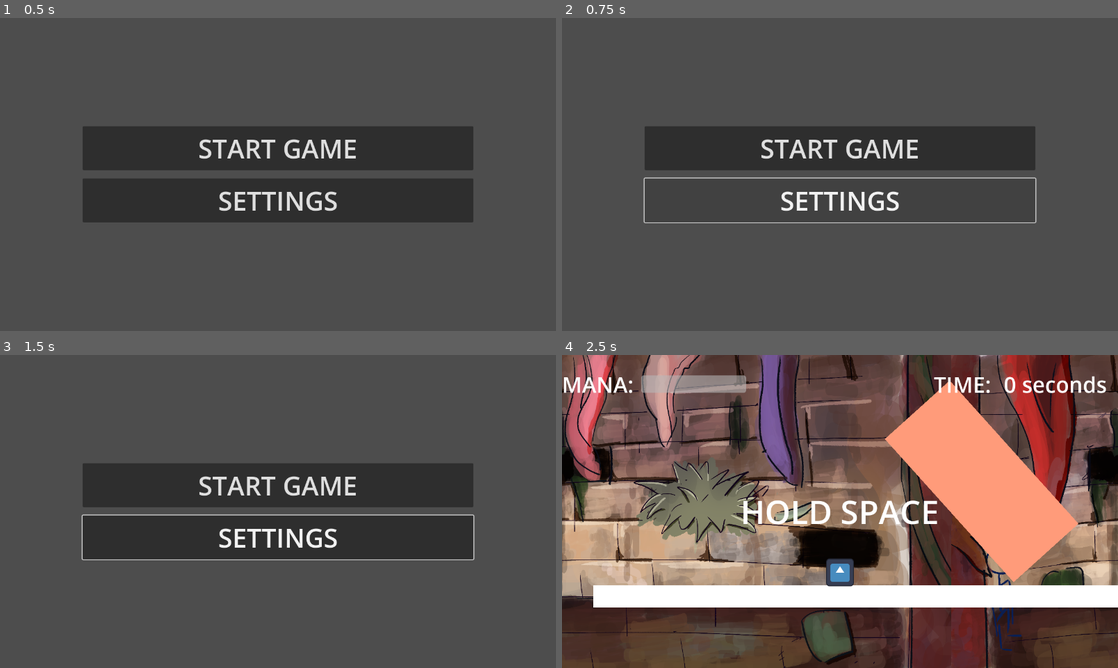
Above: before the commit, frames 1-4 (two rows, left to right).
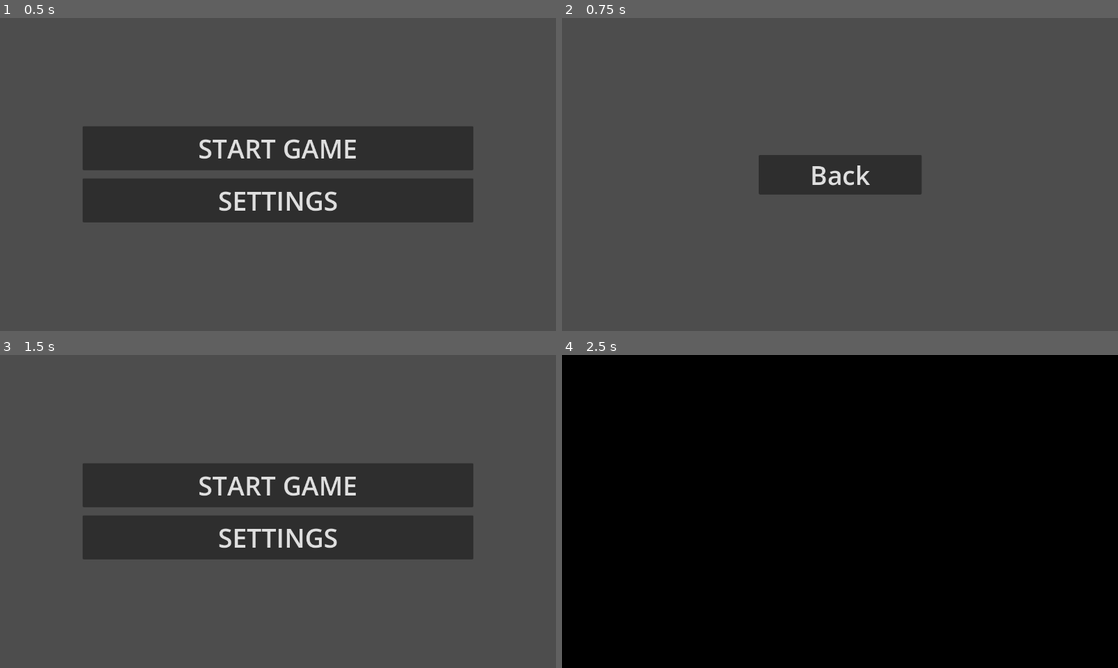
Above: after the commit, the same moments.

Repository: MagusCurt/IGDB-Jam
Game: Godot game, scene res://ui/main_ui/main_menu.tscn
The game is run twice, just before and just after one commit, with the same random seed, the same clock (stepped at 60 frames per second) and the same inputs. The engine's default icon, where the game draws it, is replaced by a stand-in: a white triangle on a blue panel in a dark square.
Inputs (mouse positions are in pixels of both pictures, inside the frame that each line leads up to):
- Up to frame 1 (0.5 s): no input
- Up to frame 2 (0.75 s): click "SETTINGS" at 0.5 s
- Up to frame 3 (1.5 s): click (278, 511) at 1.25 s, where only the run after the commit has a clickable "Back"
- Up to frame 4 (2.5 s): click "START GAME" at 2 s

Frame 1 is identical in both runs. In frame 2, 10% of the frame differs, in the area x 14-86%, y 34-66%; in frame 3, 0.5%; in frame 4, 96%, in the area x 0-100%, y 0-100%.

Commit message:
menu system and transition

Diff:
--- /dev/null
+++ b/globals/transition_singleton/transition_singleton.gd
@@ -0,0 +1,33 @@
+extends CanvasLayer
+
+@onready var ani_player : AnimationPlayer = %AnimationPlayer
+
+
+func _ready() -> void:
+	process_mode = Node.PROCESS_MODE_ALWAYS
+
+
+func start() -> void:
+	ani_player.play("start")
+
+
+func end() -> void:
+	ani_player.play("end")
+
+
+func change_scene_file(path : String) -> void:
+	start()
+	await ani_player.animation_finished
+
+	get_tree().change_scene_to_file(path)
+
+	end()
+
+
+func change_scene_packed(scene : PackedScene) -> void:
+	start()
+	await ani_player.animation_finished
+
+	get_tree().change_scene_to_packed(scene)
+
+	end()
--- /dev/null
+++ b/globals/transition_singleton/transition_singleton.tscn
@@ -0,0 +1,169 @@
+[gd_scene load_steps=8 format=3 uid="uid://1nu8kk3hsma"]
+
+[ext_resource type="Script" uid="uid://b50j3w3q03st0" path="res://globals/transition_singleton/transition_singleton.gd" id="1_w0wnu"]
+
+[sub_resource type="Gradient" id="Gradient_jlo46"]
+offsets = PackedFloat32Array(0, 0.142857, 0.493506, 0.857143, 1)
+colors = PackedColorArray(0, 0, 0, 0, 0, 0, 0, 1, 0, 0, 0, 1, 0, 0, 0, 1, 0, 0, 0, 0)
+
+[sub_resource type="GradientTexture2D" id="GradientTexture2D_w0wnu"]
+gradient = SubResource("Gradient_jlo46")
+width = 3840
+height = 72
+
+[sub_resource type="Animation" id="Animation_20h5a"]
+length = 0.001
+tracks/0/type = "value"
+tracks/0/imported = false
+tracks/0/enabled = true
+tracks/0/path = NodePath("TextureRect:position")
+tracks/0/interp = 1
+tracks/0/loop_wrap = true
+tracks/0/keys = {
+"times": PackedFloat32Array(0),
+"transitions": PackedFloat32Array(1),
+"update": 0,
+"values": [Vector2(-1280, 0)]
+}
+tracks/1/type = "value"
+tracks/1/imported = false
+tracks/1/enabled = true
+tracks/1/path = NodePath(".:mouse_filter")
+tracks/1/interp = 1
+tracks/1/loop_wrap = true
+tracks/1/keys = {
+"times": PackedFloat32Array(0),
+"transitions": PackedFloat32Array(1),
+"update": 1,
+"values": [2]
+}
+tracks/2/type = "value"
+tracks/2/imported = false
+tracks/2/enabled = true
+tracks/2/path = NodePath("TextureRect:visible")
+tracks/2/interp = 1
+tracks/2/loop_wrap = true
+tracks/2/keys = {
+"times": PackedFloat32Array(0),
+"transitions": PackedFloat32Array(1),
+"update": 1,
+"values": [false]
+}
+
+[sub_resource type="Animation" id="Animation_dxdr8"]
+resource_name = "end"
+length = 0.5
+tracks/0/type = "value"
+tracks/0/imported = false
+tracks/0/enabled = true
+tracks/0/path = NodePath("TextureRect:position")
+tracks/0/interp = 1
+tracks/0/loop_wrap = true
+tracks/0/keys = {
+"times": PackedFloat32Array(0, 0.5),
+"transitions": PackedFloat32Array(1, 1),
+"update": 0,
+"values": [Vector2(-1280, 0), Vector2(-3840, 0)]
+}
+tracks/1/type = "value"
+tracks/1/imported = false
+tracks/1/enabled = true
+tracks/1/path = NodePath(".:mouse_filter")
+tracks/1/interp = 1
+tracks/1/loop_wrap = true
+tracks/1/keys = {
+"times": PackedFloat32Array(0.5),
+"transitions": PackedFloat32Array(1),
+"update": 1,
+"values": [2]
+}
+tracks/2/type = "value"
+tracks/2/imported = false
+tracks/2/enabled = true
+tracks/2/path = NodePath("TextureRect:visible")
+tracks/2/interp = 1
+tracks/2/loop_wrap = true
+tracks/2/keys = {
+"times": PackedFloat32Array(0),
+"transitions": PackedFloat32Array(1),
+"update": 1,
+"values": [true]
+}
+
+[sub_resource type="Animation" id="Animation_6iygc"]
+resource_name = "start"
+length = 0.5
+tracks/0/type = "value"
+tracks/0/imported = false
+tracks/0/enabled = true
+tracks/0/path = NodePath("TextureRect:position")
+tracks/0/interp = 1
+tracks/0/loop_wrap = true
+tracks/0/keys = {
+"times": PackedFloat32Array(0, 0.5),
+"transitions": PackedFloat32Array(1, 1),
+"update": 0,
+"values": [Vector2(1280, 0), Vector2(-1280, 0)]
+}
+tracks/1/type = "value"
+tracks/1/imported = false
+tracks/1/enabled = true
+tracks/1/path = NodePath(".:mouse_filter")
+tracks/1/interp = 1
+tracks/1/loop_wrap = true
+tracks/1/keys = {
+"times": PackedFloat32Array(0),
+"transitions": PackedFloat32Array(1),
+"update": 1,
+"values": [0]
+}
+tracks/2/type = "value"
+tracks/2/imported = false
+tracks/2/enabled = true
+tracks/2/path = NodePath("TextureRect:visible")
+tracks/2/interp = 1
+tracks/2/loop_wrap = true
+tracks/2/keys = {
+"times": PackedFloat32Array(0),
+"transitions": PackedFloat32Array(1),
+"update": 1,
+"values": [true]
+}
+
+[sub_resource type="AnimationLibrary" id="AnimationLibrary_rvrb7"]
+_data = {
+&"RESET": SubResource("Animation_20h5a"),
+&"end": SubResource("Animation_dxdr8"),
+&"start": SubResource("Animation_6iygc")
+}
+
+[node name="TransitionSingleton" type="CanvasLayer"]
+layer = 100
+script = ExtResource("1_w0wnu")
+
+[node name="Control" type="Control" parent="."]
+layout_mode = 3
+anchors_preset = 15
+anchor_right = 1.0
+anchor_bottom = 1.0
+grow_horizontal = 2
+grow_vertical = 2
+mouse_filter = 2
+
+[node name="TextureRect" type="TextureRect" parent="Control"]
+visible = false
+layout_mode = 1
+anchors_preset = 15
+anchor_right = 1.0
+anchor_bottom = 1.0
+offset_left = -1280.0
+offset_right = 1280.0
+grow_horizontal = 2
+grow_vertical = 2
+texture = SubResource("GradientTexture2D_w0wnu")
+
+[node name="AnimationPlayer" type="AnimationPlayer" parent="Control"]
+unique_name_in_owner = true
+libraries = {
+&"": SubResource("AnimationLibrary_rvrb7")
+}
--- a/globals/ui_singleton.gd
+++ b/globals/ui_singleton.gd
@@ -8,9 +8,9 @@
 
 
 func pause_game() -> void:
-    game_state = "paused"
-    get_tree().paused = true
+	game_state = "paused"
+	get_tree().paused = true
 
 func unpause_game() -> void:
-    game_state = "unpaused"
-    get_tree().paused = false
+	game_state = "unpaused"
+	get_tree().paused = false
--- a/project.godot
+++ b/project.godot
@@ -19,6 +19,7 @@
 
 TimeSingleton="*res://globals/time_singleton.gd"
 UiSingleton="*res://globals/ui_singleton.gd"
+TransitionSingleton="*res://globals/transition_singleton/transition_singleton.tscn"
 
 [display]
 
--- a/ui/game_ui/mana_gauge.gd
+++ b/ui/game_ui/mana_gauge.gd
@@ -2,7 +2,7 @@
 
 var mana_display = 100
 
-func _process(delta: float) -> void:
+func _process(_delta: float) -> void:
 	print_debug(UiSingleton.player_mana)
 	if UiSingleton.player_mana != TYPE_NIL:
 		mana_display = UiSingleton.player_mana
--- a/ui/game_ui/pause_menu.gd
+++ b/ui/game_ui/pause_menu.gd
@@ -3,7 +3,7 @@
 func _ready() -> void:
 	UiSingleton.connect('toggle_pause', _on_toggle_pause)
 
-func _process(delta: float) -> void:
+func _process(_delta: float) -> void:
 	if Input.is_action_just_pressed('P'):
 		if UiSingleton.game_state == "unpaused":
 			UiSingleton.pause_game()
--- a/ui/main_ui/main_menu.gd
+++ b/ui/main_ui/main_menu.gd
@@ -1,7 +1,5 @@
 extends CanvasLayer
 
 
-
 func _on_start_pressed() -> void:
-	#change scene to the main game
-	get_tree().change_scene_to_file("res://levels/variants/tutorial.tscn")
+	TransitionSingleton.change_scene_file("res://levels/variants/tutorial.tscn")
--- a/ui/main_ui/main_menu.tscn
+++ b/ui/main_ui/main_menu.tscn
@@ -1,19 +1,30 @@
-[gd_scene load_steps=2 format=3 uid="uid://f12cybru01v"]
+[gd_scene load_steps=5 format=3 uid="uid://f12cybru01v"]
 
 [ext_resource type="Script" uid="uid://tjl8026s1ds5" path="res://ui/main_ui/main_menu.gd" id="1_06t4h"]
+[ext_resource type="Script" uid="uid://buhxko7ku46k0" path="res://ui/menu_manager.gd" id="2_ecml6"]
+[ext_resource type="Script" uid="uid://bvrqffhqoju53" path="res://ui/menu_container.gd" id="3_1ytnk"]
+[ext_resource type="Script" uid="uid://d1r2nowf4km2c" path="res://ui/menu_changer_component.gd" id="4_1ytnk"]
 
 [node name="MainMenu" type="CanvasLayer"]
 script = ExtResource("1_06t4h")
 
-[node name="Main" type="Control" parent="."]
+[node name="MenuManager" type="Node" parent="." node_paths=PackedStringArray("current_menu")]
+script = ExtResource("2_ecml6")
+current_menu = NodePath("MainMenu")
+metadata/_custom_type_script = "uid://buhxko7ku46k0"
+
+[node name="MainMenu" type="Control" parent="MenuManager"]
+physics_interpolation_mode = 0
 layout_mode = 3
 anchors_preset = 15
 anchor_right = 1.0
 anchor_bottom = 1.0
 grow_horizontal = 2
 grow_vertical = 2
+script = ExtResource("3_1ytnk")
+metadata/_custom_type_script = "uid://bvrqffhqoju53"
 
-[node name="VBoxContainer" type="VBoxContainer" parent="Main"]
+[node name="VBoxContainer" type="VBoxContainer" parent="MenuManager/MainMenu"]
 layout_mode = 1
 anchors_preset = 15
 anchor_right = 1.0
@@ -21,43 +32,80 @@
 grow_horizontal = 2
 grow_vertical = 2
 
-[node name="MarginContainer" type="MarginContainer" parent="Main/VBoxContainer"]
+[node name="MarginContainer" type="MarginContainer" parent="MenuManager/MainMenu/VBoxContainer"]
 layout_mode = 2
 size_flags_horizontal = 3
 size_flags_vertical = 3
 
-[node name="MarginContainer2" type="MarginContainer" parent="Main/VBoxContainer"]
+[node name="MarginContainer2" type="MarginContainer" parent="MenuManager/MainMenu/VBoxContainer"]
 layout_mode = 2
 size_flags_vertical = 3
 size_flags_stretch_ratio = 0.9
 theme_override_constants/margin_left = 190
 theme_override_constants/margin_right = 190
 
-[node name="VBoxContainer" type="VBoxContainer" parent="Main/VBoxContainer/MarginContainer2"]
+[node name="VBoxContainer" type="VBoxContainer" parent="MenuManager/MainMenu/VBoxContainer/MarginContainer2"]
 layout_mode = 2
 theme_override_constants/separation = 19
 
-[node name="Start" type="Button" parent="Main/VBoxContainer/MarginContainer2/VBoxContainer"]
+[node name="Start" type="Button" parent="MenuManager/MainMenu/VBoxContainer/MarginContainer2/VBoxContainer"]
 layout_mode = 2
 size_flags_vertical = 3
 theme_override_font_sizes/font_size = 60
 text = "START GAME"
 
-[node name="Settings" type="Button" parent="Main/VBoxContainer/MarginContainer2/VBoxContainer"]
+[node name="Settings" type="Button" parent="MenuManager/MainMenu/VBoxContainer/MarginContainer2/VBoxContainer"]
 layout_mode = 2
 size_flags_vertical = 3
 theme_override_font_sizes/font_size = 60
 text = "SETTINGS"
 
-[node name="MarginContainer3" type="MarginContainer" parent="Main/VBoxContainer"]
+[node name="MenuChangerComponent" type="Node" parent="MenuManager/MainMenu/VBoxContainer/MarginContainer2/VBoxContainer/Settings" node_paths=PackedStringArray("menu_manager", "move_to_menu")]
+script = ExtResource("4_1ytnk")
+signal_name = "pressed"
+menu_manager = NodePath("../../../../../..")
+move_to_menu = NodePath("../../../../../../SettingsMenu")
+metadata/_custom_type_script = "uid://d1r2nowf4km2c"
+
+[node name="MarginContainer3" type="MarginContainer" parent="MenuManager/MainMenu/VBoxContainer"]
 layout_mode = 2
 size_flags_horizontal = 3
 size_flags_vertical = 3
 
-[node name="Control" type="Control" parent="."]
+[node name="SettingsMenu" type="Control" parent="MenuManager"]
+physics_interpolation_mode = 0
+visible = false
 layout_mode = 3
-anchors_preset = 0
-offset_right = 40.0
-offset_bottom = 40.0
+anchors_preset = 15
+anchor_right = 1.0
+anchor_bottom = 1.0
+grow_horizontal = 2
+grow_vertical = 2
+script = ExtResource("3_1ytnk")
+metadata/_custom_type_script = "uid://bvrqffhqoju53"
 
-[connection signal="pressed" from="Main/VBoxContainer/MarginContainer2/VBoxContainer/Start" to="." method="_on_start_pressed"]
+[node name="Back" type="Button" parent="MenuManager/SettingsMenu"]
+layout_mode = 1
+anchors_preset = 8
+anchor_left = 0.5
+anchor_top = 0.5
+anchor_right = 0.5
+anchor_bottom = 0.5
+offset_left = -187.5
+offset_top = -45.5
+offset_right = 187.5
+offset_bottom = 45.5
+grow_horizontal = 2
+grow_vertical = 2
+size_flags_vertical = 3
+theme_override_font_sizes/font_size = 60
+text = "Back"
+
+[node name="MenuChangerComponent" type="Node" parent="MenuManager/SettingsMenu/Back" node_paths=PackedStringArray("menu_manager", "move_to_menu")]
+script = ExtResource("4_1ytnk")
+signal_name = "pressed"
+menu_manager = NodePath("../../..")
+move_to_menu = NodePath("../../../MainMenu")
+metadata/_custom_type_script = "uid://d1r2nowf4km2c"
+
+[connection signal="pressed" from="MenuManager/MainMenu/VBoxContainer/MarginContainer2/VBoxContainer/Start" to="." method="_on_start_pressed"]
--- /dev/null
+++ b/ui/menu_changer_component.gd
@@ -0,0 +1,20 @@
+class_name MenuChangerComponent
+extends Node
+
+@export var signal_name : String
+@export var menu_manager : MenuManager
+@export var move_to_menu : MenuContainer
+
+
+func _ready() -> void:
+	owner = get_parent()
+
+	if signal_name:
+		if owner.has_signal(signal_name):
+			owner.connect(signal_name, on_signal)
+		else:
+			push_warning("%s doesn't have a %s signal" % [owner.name, '"' + signal_name + '"'])
+
+
+func on_signal() -> void:
+	menu_manager.current_menu = move_to_menu
--- /dev/null
+++ b/ui/menu_container.gd
@@ -0,0 +1,2 @@
+class_name MenuContainer
+extends Control
--- /dev/null
+++ b/ui/menu_manager.gd
@@ -0,0 +1,26 @@
+class_name MenuManager
+extends Node
+
+
+@export var current_menu : MenuContainer :
+	set(value):
+		#Hide previous MenuContainer and show next
+		if current_menu:
+			current_menu.hide()
+		value.show()
+
+		current_menu = value
+
+
+func _ready() -> void:
+	for menu : MenuContainer in get_children():
+		menu.hide()
+
+	#Call set function
+	current_menu = current_menu
+
+	#Get the first MenuContainer if there's any
+	if !current_menu:
+		if get_children():
+			if get_child(0) is MenuContainer:
+				current_menu = get_child(0)
Not shown, added: globals/transition_singleton/transition_singleton.gd.uid
Not shown, added: ui/menu_changer_component.gd.uid
Not shown, added: ui/menu_container.gd.uid
Not shown, added: ui/menu_manager.gd.uid
